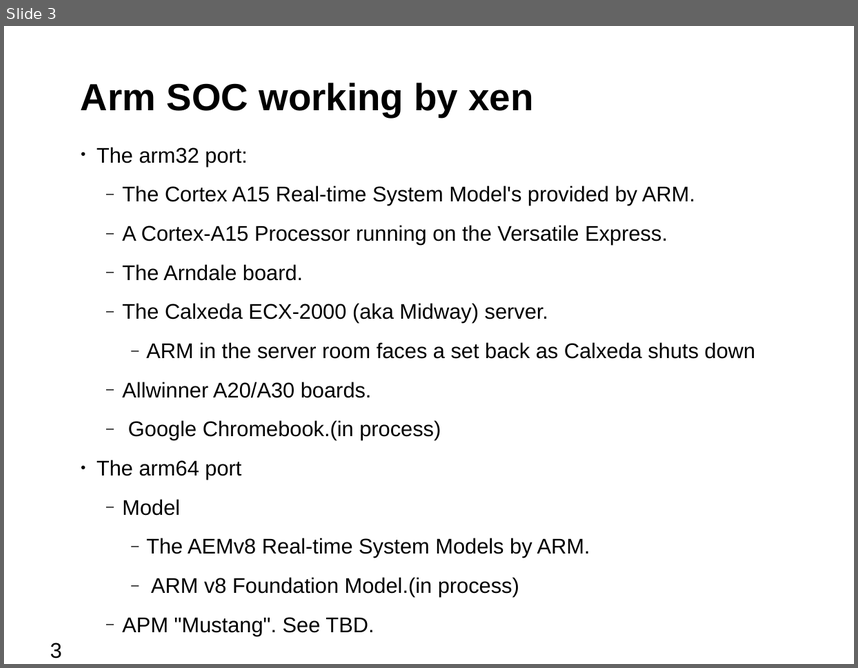
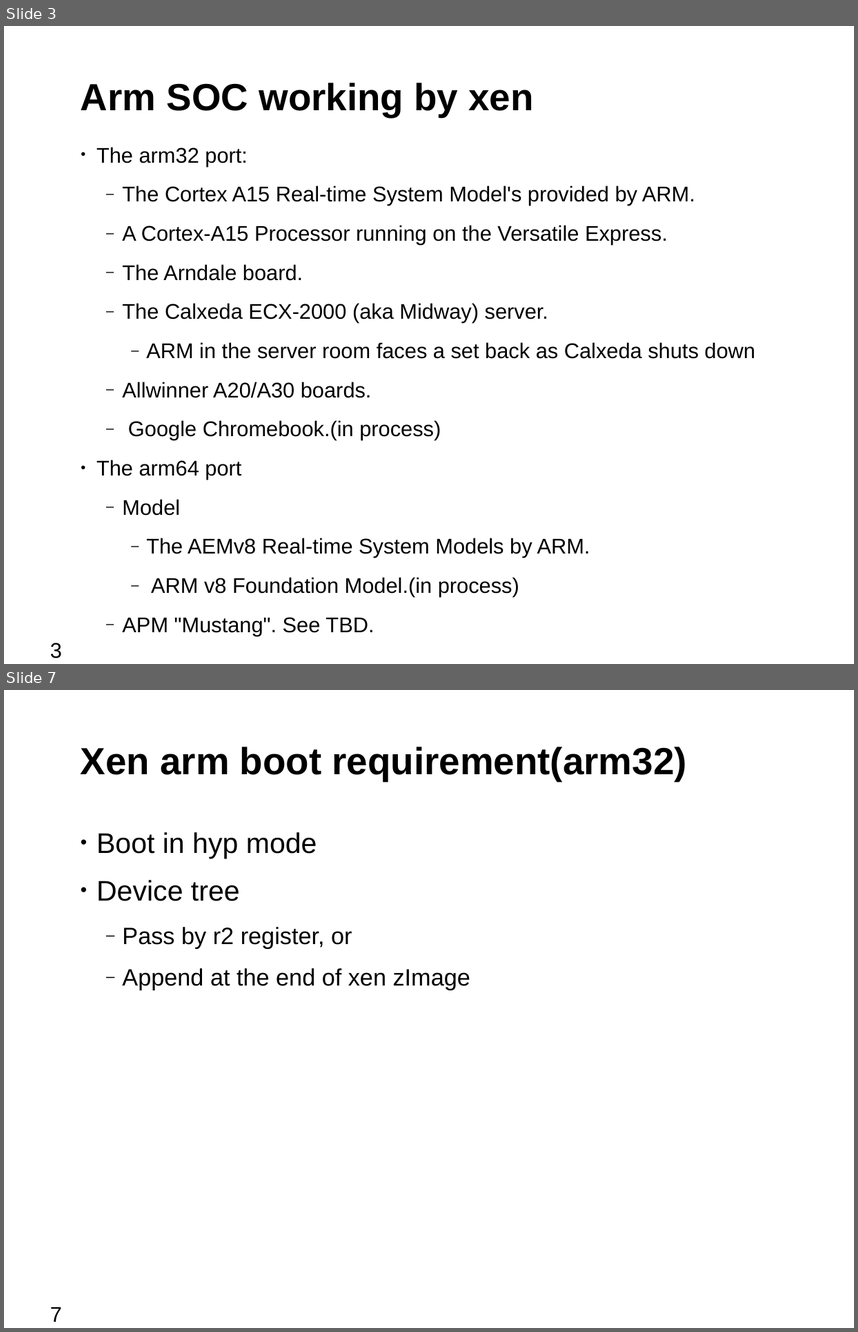
Before and after one commit to bjzhang/open_log, a slide deck: novell/community/ouros/xen_on_cubietruck.odp. Shown one above the other, each under a label of ours: slide 3 before the commit, slides 3 and 7 after it; the slides between them are not shown. The pictures are 858x668 and 858x1332 pixels, drawn with LibreOffice and Linux fonts; fonts in the diff are those of the drawing; background and template pictures are left out. Boxes give left, top, right and bottom in pixels: in the first picture for what was removed or moved away, otherwise in the second. Text is boxed around its words. In the diff, an @@ line names an element or a change of style, - is before the commit and + after.

```diff
--- a/novell/community/ouros/xen_on_cubietruck.odp
+++ b/novell/community/ouros/xen_on_cubietruck.odp
@@ slide 7 added at (4,690,854,1328), background #FFFFFF @@
@@ title added at (81,747,687,781), 32 pt, text #000000, bold @@
+Xen arm boot requirement(arm32)
@@ text added at (96,832,470,990), 20 pt, text #000000 @@
+• Boot in hyp mode
+• Device tree
+  ‒ Pass by r2 register, or
+  ‒ Append at the end of xen zImage
@@ page number added at (50,1306,62,1321), 18 pt, text #000000 @@
+7
```
Also in this commit, not shown: 2 slides changed, 9 other slides added, 1 slide removed, 2 other files.
